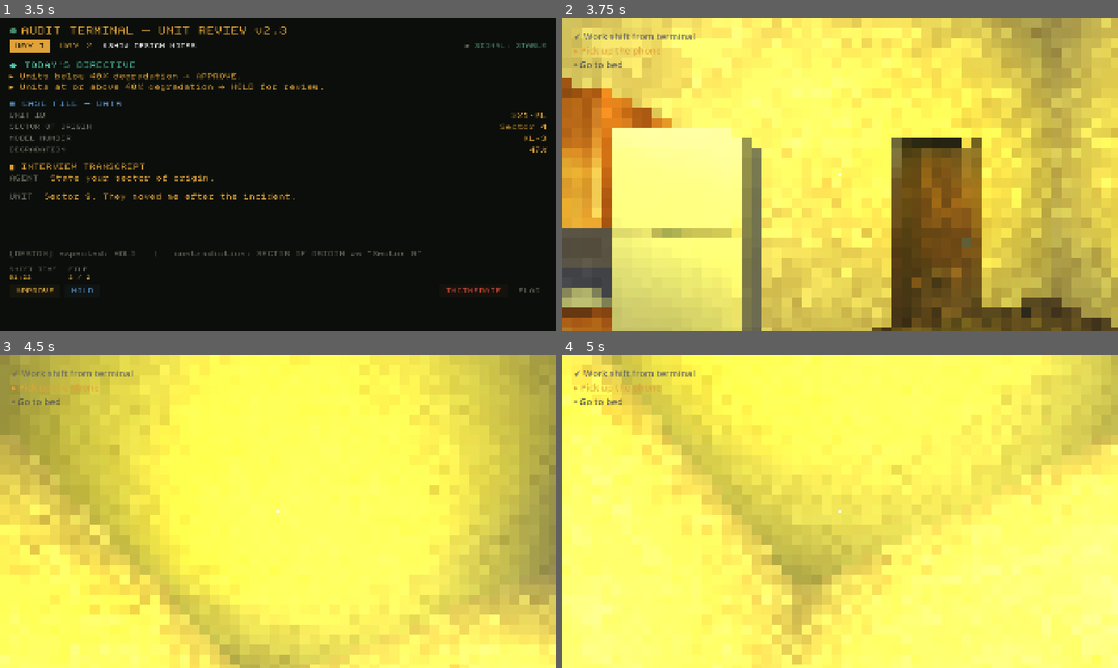
Above: before the commit, frames 1-4 (two rows, left to right).
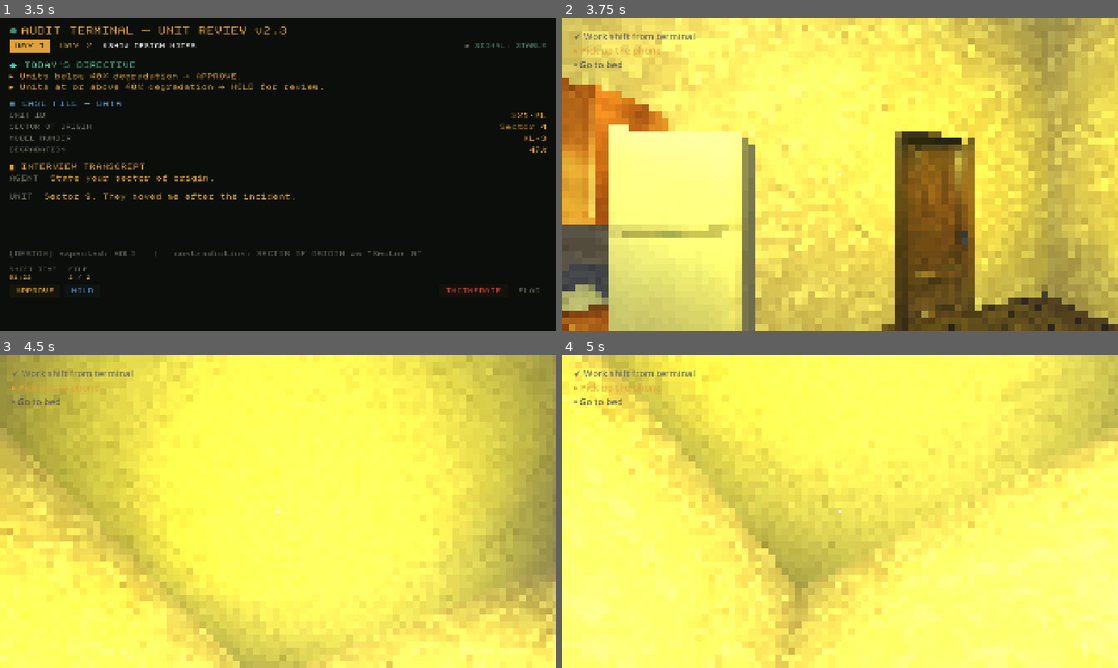
Above: after the commit, the same moments.

Repository: SimonKyselica/still-human
Game: Godot game, scene res://Audit/AuditTerminal.tscn
The game is run twice, just before and just after one commit, with the same random seed, the same clock (stepped at 60 frames per second) and the same inputs. This scene is started directly instead of the project's main scene. Sound files missing from this copy of the repository are replaced by a short silence.
Inputs (mouse positions are in pixels of both pictures, inside the frame that each line leads up to):
- Up to frame 1 (3.5 s): click "DAY 1" at 0.5 s; click "DAY 2" at 1.25 s; click "SHOW DESIGN NOTES" at 2 s; click "APPROVE" at 2.75 s
- Up to frame 2 (3.75 s): click "HOLD" at 3.5 s
- Up to frame 3 (4.5 s): tap Enter at 4.25 s; move the mouse to (305, 511) at 4.27 s; hold W (move_forward) from 4.28 s (still down); hold Space (advance_dialog) from 4.28 s (still down); click (305, 511) at 4.42 s
- Up to frame 4 (5 s): keep holding W (move_forward); keep holding Space (advance_dialog)

Frame 1 is identical in both runs. In frame 2, 13% of the frame differs, in the area x 0-100%, y 0-100%; in frame 3, 3.2%; in frame 4, 4.4%.

Commit message:
Ringing phone anim

Diff:
--- a/Interactibles/Telephone/Phone.gd
+++ b/Interactibles/Telephone/Phone.gd
@@ -9,6 +9,8 @@
 @export var ring_player: AudioStreamPlayer3D
 @export var pick_up_sound: AudioStream
 @export var put_down_sound: AudioStream
+
+@export var animation_player: AnimationPlayer
 
 const lines1: Array[String] = [
 	"Welcome to your new job!",
@@ -39,6 +41,7 @@
 	is_ringing = true
 	enabled = true
 	print("Yo Phone Lingin")
+	animation_player.play("ringing")
 	if ring_player and not ring_player.playing:
 		ring_player.play()
 	AudioManager.play_sound_3d(pick_up_sound, global_position, AudioManager.BUS_SFX, 0.0, 1.0, 0.03)
@@ -48,6 +51,7 @@
 func stop_ringing() -> void:
 	is_ringing = false
 	ring_player.stop()
+	animation_player.stop()
 
 
 func interact(player: Node) -> void:
--- a/Interactibles/Telephone/telephone.tscn
+++ b/Interactibles/Telephone/telephone.tscn
@@ -9,13 +9,59 @@
 [sub_resource type="BoxShape3D" id="BoxShape3D_u8lrn"]
 size = Vector3(0.13043213, 0.12036133, 0.23278809)
 
+[sub_resource type="Animation" id="Animation_83wiv"]
+length = 0.001
+tracks/0/type = "value"
+tracks/0/imported = false
+tracks/0/enabled = true
+tracks/0/path = NodePath("Cube_001:rotation")
+tracks/0/interp = 1
+tracks/0/loop_wrap = true
+tracks/0/keys = {
+"times": PackedFloat32Array(0),
+"transitions": PackedFloat32Array(1),
+"update": 0,
+"values": [Vector3(0, 0, 0)]
+}
+
+[sub_resource type="Animation" id="Animation_24ftg"]
+resource_name = "ringing"
+length = 0.1
+loop_mode = 1
+tracks/0/type = "rotation_3d"
+tracks/0/imported = false
+tracks/0/enabled = false
+tracks/0/path = NodePath("Cube_001")
+tracks/0/interp = 1
+tracks/0/loop_wrap = true
+tracks/0/keys = PackedFloat32Array()
+tracks/1/type = "value"
+tracks/1/imported = false
+tracks/1/enabled = true
+tracks/1/path = NodePath("Cube_001:rotation")
+tracks/1/interp = 1
+tracks/1/loop_wrap = true
+tracks/1/keys = {
+"times": PackedFloat32Array(0, 0.03333333, 0.06666667, 0.1),
+"transitions": PackedFloat32Array(1, 1, 1, 1),
+"update": 0,
+"values": [Vector3(0, 0, 0), Vector3(0, 0, 0.2617994), Vector3(0, 0, -0.2617994), Vector3(0, 0, 0)]
+}
+
+[sub_resource type="AnimationLibrary" id="AnimationLibrary_y1jqg"]
+_data = {
+&"RESET": SubResource("Animation_83wiv"),
+&"ringing": SubResource("Animation_24ftg")
+}
+
 [node name="telephone" unique_id=575691054 instance=ExtResource("1_6dd7g")]
 
-[node name="StaticBody3D" type="StaticBody3D" parent="." index="3" unique_id=265566504 node_paths=PackedStringArray("ring_player")]
+[node name="StaticBody3D" type="StaticBody3D" parent="." index="3" unique_id=265566504 node_paths=PackedStringArray("ring_player", "animation_player")]
 script = ExtResource("2_rmj35")
 ring_player = NodePath("../RingSound")
 pick_up_sound = ExtResource("3_83wiv")
 put_down_sound = ExtResource("4_24ftg")
+animation_player = NodePath("../AnimationPlayer")
 
 [node name="CollisionShape3D" type="CollisionShape3D" parent="StaticBody3D" index="0" unique_id=2020526481]
 transform = Transform3D(1, 0, 0, 0, 1, 0, 0, 0, 1, -0.022125244, 0.038208008, 0.0017700195)
@@ -24,3 +70,6 @@
 [node name="RingSound" type="AudioStreamPlayer3D" parent="." index="4" unique_id=1098462862]
 stream = ExtResource("5_83wiv")
 parameters/looping = true
+
+[node name="AnimationPlayer" type="AnimationPlayer" parent="." index="5" unique_id=276303357]
+libraries/ = SubResource("AnimationLibrary_y1jqg")
--- a/Player/Player.tscn
+++ b/Player/Player.tscn
@@ -11,7 +11,7 @@
 [sub_resource type="ShaderMaterial" id="ShaderMaterial_avubr"]
 render_priority = 1
 shader = ExtResource("3_tok1r")
-shader_parameter/pixel_size = 3.0
+shader_parameter/pixel_size = 2.0
 shader_parameter/levels = 40.0
 shader_parameter/gamma = Vector2(1, 1)
 
